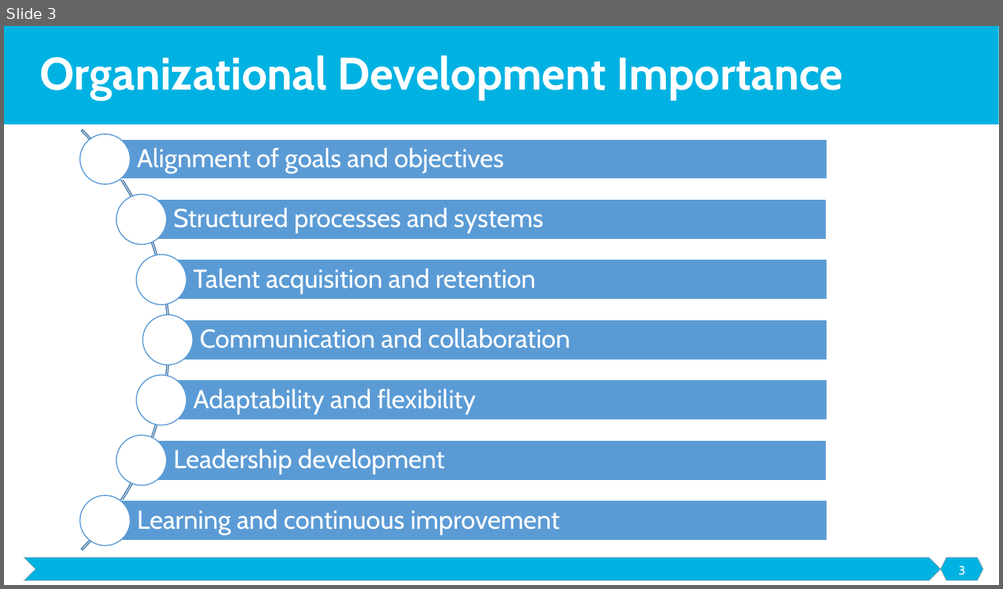
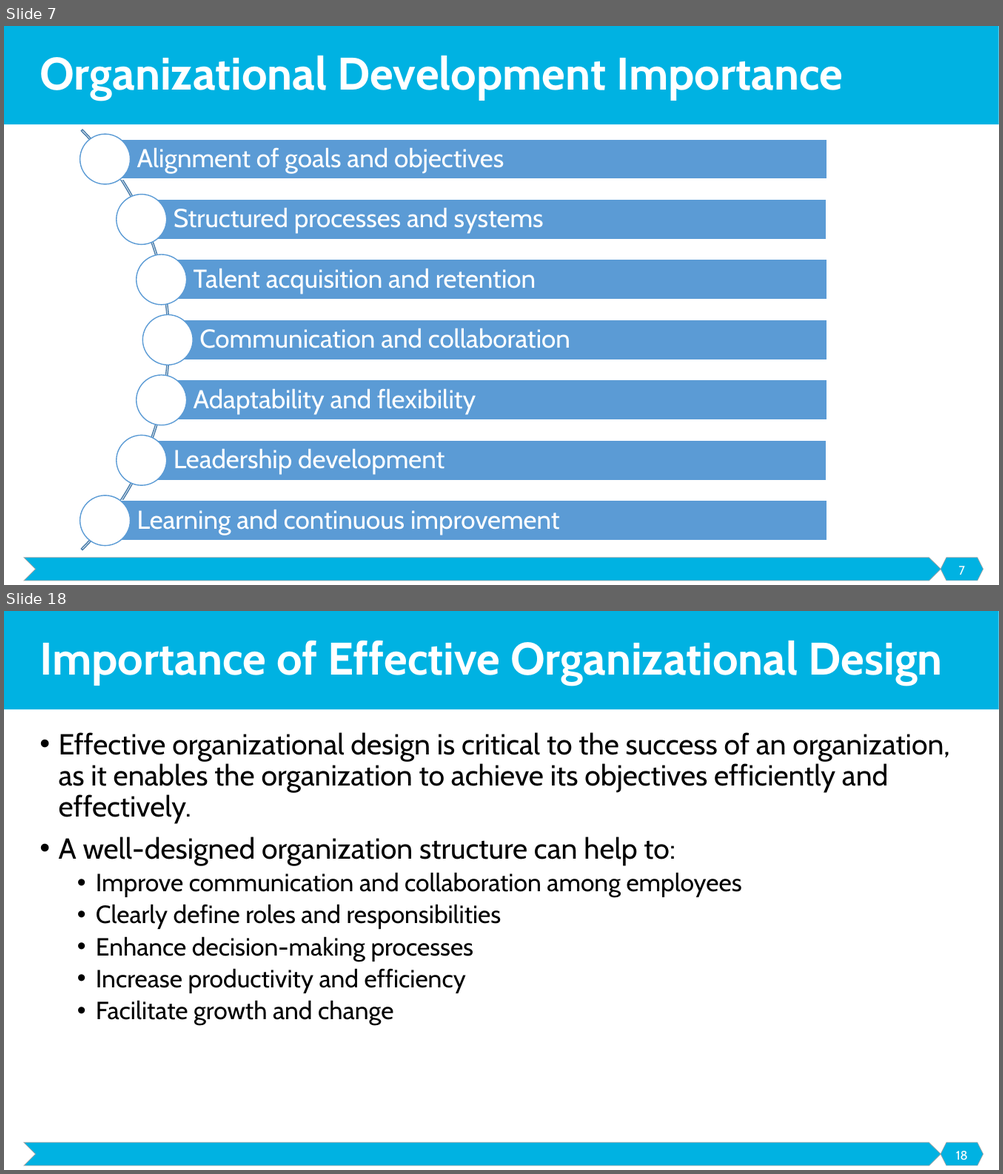
Before and after one commit to malenezi/malenezi, a slide deck: SE495/Lectures/7-Organizational Development/Organizational Development.pptx. Shown one above the other, each under a label of ours: slide 3 before the commit, slides 7 and 18 after it; the slides between them are not shown. The pictures are 1003x589 and 1003x1174 pixels, drawn with LibreOffice and Linux fonts; fonts in the diff are those of the drawing. Boxes give left, top, right and bottom in pixels: in the first picture for what was removed or moved away, otherwise in the second. Text is boxed around its words. In the diff, an @@ line names an element or a change of style, - is before the commit and + after.

```diff
--- a/SE495/Lectures/7-Organizational Development/Organizational Development.pptx
+++ b/SE495/Lectures/7-Organizational Development/Organizational Development.pptx
@@ slide 18 added at [4, 611, 999, 1170], background #FFFFFF; not listed: 3 template elements that a slide beside it also shows @@
@@ title added at [40, 640, 942, 685], 44 pt, text #FFFFFF, bold @@
+Importance of Effective Organizational Design
@@ text added at [59, 732, 950, 1025], 28 pt, text #000000 @@
+• Effective organizational design is critical to the success of an organization, as it enables the organization to achieve its objectives efficiently and effectively.
+• A well-designed organization structure can help to:
+  • Improve communication and collaboration among employees
+  • Clearly define roles and responsibilities
+  • Enhance decision-making processes
+  • Increase productivity and efficiency
+  • Facilitate growth and change
@@ page number added at [956, 1151, 967, 1161], 12 pt, text #FFFFFF @@
+18
@@ what was slide 3 is now slide 7 @@
@@ page number at [959, 566, 965, 575]: text changed @@
-3
+7
```
Also in this commit, not shown: 4 slides changed, 32 other slides added, 4 other files.
